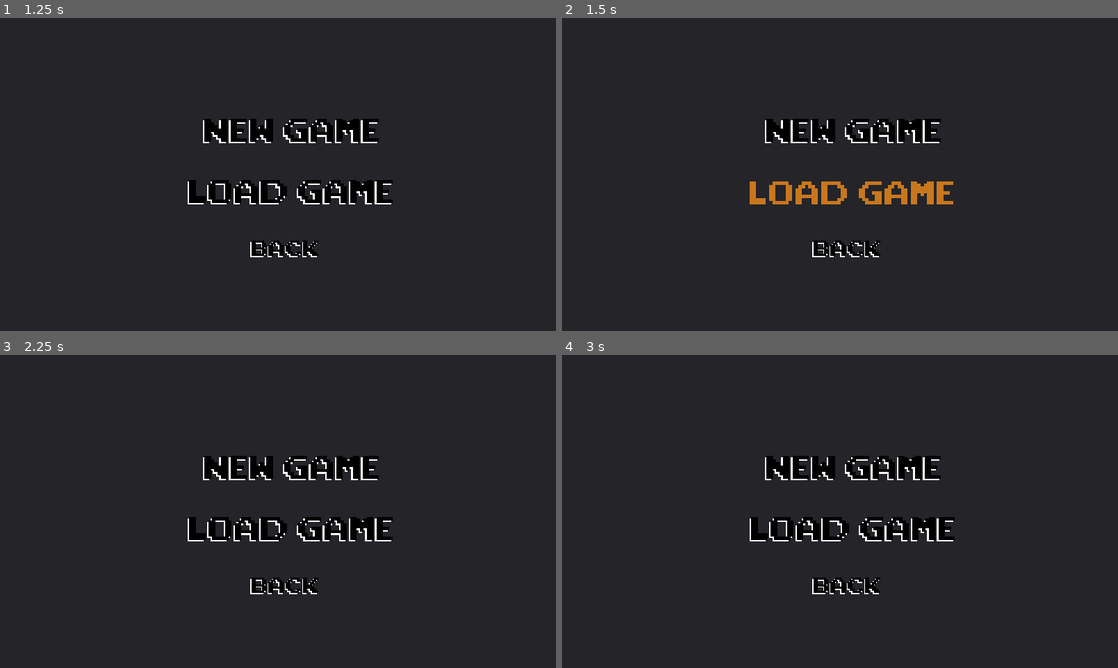
Above: before the commit, frames 1-4 (two rows, left to right).
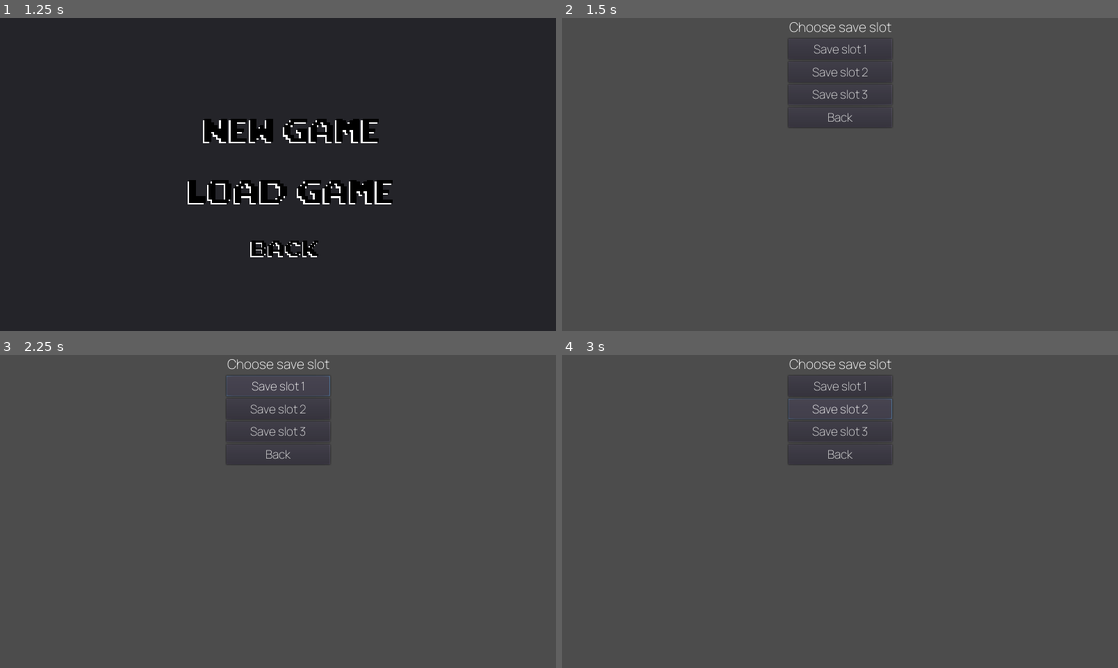
Above: after the commit, the same moments.

Repository: ivancdlarrain/olaGames
Game: Godot game, scene res://scenes/menus/Main_menu.tscn
The game is run twice, just before and just after one commit, with the same random seed, the same clock (stepped at 60 frames per second) and the same inputs.
Inputs (mouse positions are in pixels of both pictures, inside the frame that each line leads up to):
- Up to frame 1 (1.25 s): click (283, 193) at 0.5 s
- Up to frame 2 (1.5 s): click (851, 193) at 1.25 s
- Up to frame 3 (2.25 s): click (278, 386) at 2 s, where only the run after the commit has a clickable "Save slot 1"
- Up to frame 4 (3 s): click (840, 408) at 2.75 s, where only the run after the commit has a clickable "Save slot 2"

Frame 1 is identical in both runs. In frame 2, 98% of the frame differs, in the area x 0-100%, y 0-100%; in frame 3, 99%; in frame 4, 99%.

Commit message:
added new game save interaction
- starting a new game now deletes old game
- can now access load menu from play menu

Diff:
--- a/data/savegames/savegame.json
+++ /dev/null
@@ -1 +0,0 @@
-{"/root/Demo1/KinematicBody2D":{"scene_path":"res://scenes/demo1.tscn"}}
--- a/data/savegames/savegame1.json
+++ /dev/null
@@ -1 +0,0 @@
-{"/root/Tutorial 2/Player":{"scene_path":"res://scenes/Tutorials/Tutorial 2.tscn"}}
--- a/data/savegames/savegame2.json
+++ /dev/null
@@ -1 +0,0 @@
-{"/root/Tutorial 2/Player":{"scene_path":"res://scenes/Tutorials/Tutorial 2.tscn"}}
--- a/data/savegames/savegame3.json
+++ /dev/null
@@ -1 +0,0 @@
-{"/root/Demo1/KinematicBody2D":{"scene_path":"res://scenes/demo1.tscn"}}
--- /dev/null
+++ b/scenes/menus/Load_menu.tscn
@@ -0,0 +1,74 @@
+[gd_scene load_steps=5 format=2]
+
+[ext_resource path="res://fonts/Manrope-VariableFont_wght.ttf" type="DynamicFontData" id=1]
+[ext_resource path="res://scripts/Load_menu.gd" type="Script" id=2]
+
+[sub_resource type="DynamicFont" id=1]
+size = 25
+font_data = ExtResource( 1 )
+
+[sub_resource type="DynamicFont" id=2]
+size = 23
+font_data = ExtResource( 1 )
+
+[node name="Load_Menu" type="Control"]
+anchor_right = 1.0
+anchor_bottom = 1.0
+script = ExtResource( 2 )
+__meta__ = {
+"_edit_use_anchors_": false
+}
+
+[node name="CanvasLayer" type="CanvasLayer" parent="."]
+
+[node name="VBoxContainer" type="VBoxContainer" parent="CanvasLayer"]
+anchor_left = 0.5
+anchor_top = 0.5
+anchor_right = 0.5
+anchor_bottom = 0.5
+margin_left = -95.5
+margin_top = -288.0
+margin_right = 95.5
+margin_bottom = 288.0
+__meta__ = {
+"_edit_use_anchors_": false
+}
+
+[node name="Label" type="Label" parent="CanvasLayer/VBoxContainer"]
+margin_right = 191.0
+margin_bottom = 35.0
+custom_fonts/font = SubResource( 1 )
+text = "Choose save slot"
+align = 1
+
+[node name="Slot 1" type="Button" parent="CanvasLayer/VBoxContainer"]
+margin_top = 39.0
+margin_right = 191.0
+margin_bottom = 77.0
+custom_fonts/font = SubResource( 2 )
+text = "Save slot 1"
+
+[node name="Slot 2" type="Button" parent="CanvasLayer/VBoxContainer"]
+margin_top = 81.0
+margin_right = 191.0
+margin_bottom = 119.0
+custom_fonts/font = SubResource( 2 )
+text = "Save slot 2"
+
+[node name="Slot 3" type="Button" parent="CanvasLayer/VBoxContainer"]
+margin_top = 123.0
+margin_right = 191.0
+margin_bottom = 161.0
+custom_fonts/font = SubResource( 2 )
+text = "Save slot 3"
+
+[node name="Back" type="Button" parent="CanvasLayer/VBoxContainer"]
+margin_top = 165.0
+margin_right = 191.0
+margin_bottom = 203.0
+custom_fonts/font = SubResource( 2 )
+text = "Back"
+[connection signal="pressed" from="CanvasLayer/VBoxContainer/Slot 1" to="." method="_on_Slot_1_pressed"]
+[connection signal="pressed" from="CanvasLayer/VBoxContainer/Slot 2" to="." method="_on_Slot_2_pressed"]
+[connection signal="pressed" from="CanvasLayer/VBoxContainer/Slot 3" to="." method="_on_Slot_3_pressed"]
+[connection signal="pressed" from="CanvasLayer/VBoxContainer/Back" to="." method="_on_Back_pressed"]
--- /dev/null
+++ b/scripts/Load_menu.gd
@@ -0,0 +1,19 @@
+extends Control
+
+
+
+
+func _on_Slot_1_pressed():
+	Save.load_game(0)
+
+
+func _on_Slot_2_pressed():
+	Save.load_game(1)
+
+
+func _on_Slot_3_pressed():
+	Save.load_game(2)
+
+
+func _on_Back_pressed():
+	get_tree().change_scene("res://scenes/menus/Play_menu.tscn")
--- a/scripts/Play_menu.gd
+++ b/scripts/Play_menu.gd
@@ -4,6 +4,7 @@
 
 
 func _on_NewGame_pressed():
+	Save.delete_saves()
 	get_tree().change_scene("res://scenes/Tutorials/Tutorial 1.tscn")
 
 
@@ -23,8 +24,8 @@
 	$CanvasLayer/Panel/LoadGame/Sprite.frame = 2
 
 
-#func _on_LoadGame_pressed():
-#	Save.load_game()
+func _on_LoadGame_pressed():
+	get_tree().change_scene("res://scenes/menus/Load_menu.tscn")
 
 
 func _on_LoadGame_mouse_entered():
--- a/scripts/save.gd
+++ b/scripts/save.gd
@@ -89,3 +89,15 @@
 func push_order():
 	var last = save_slots.pop_back()
 	save_slots.push_front(last)
+
+# Delete saves when starting a new game
+func delete_saves():
+	var dir = Directory.new()
+	dir.remove("res://data/savegames/savegame1.json")
+	dir.remove("res://data/savegames/savegame2.json")
+	dir.remove("res://data/savegames/savegame3.json")
+
+	save_slots.clear()
+	save_slots.append(SAVE1)
+	save_slots.append(SAVE2)
+	save_slots.append(SAVE3)
Not shown, changed: .gitignore
